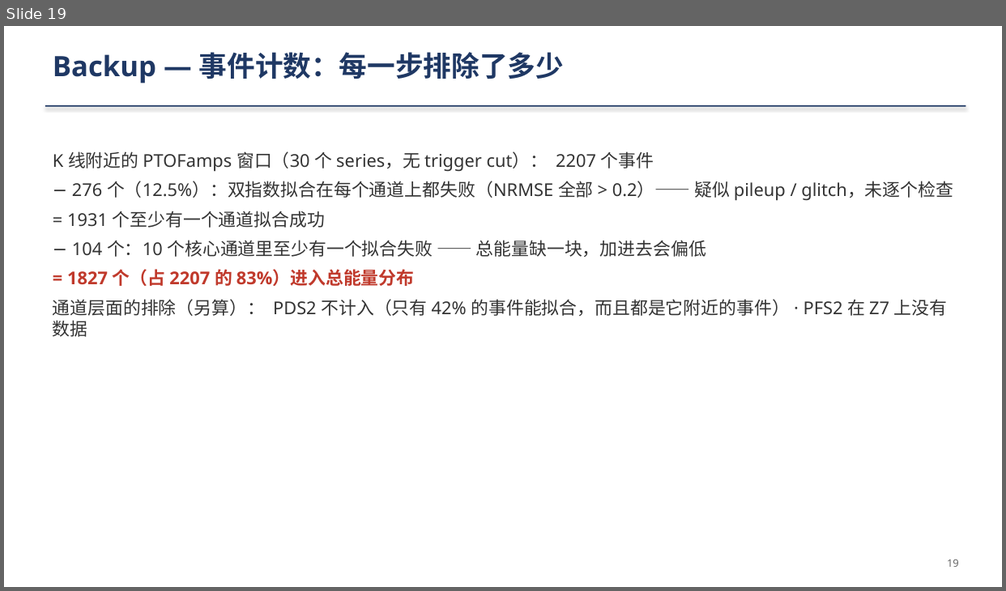
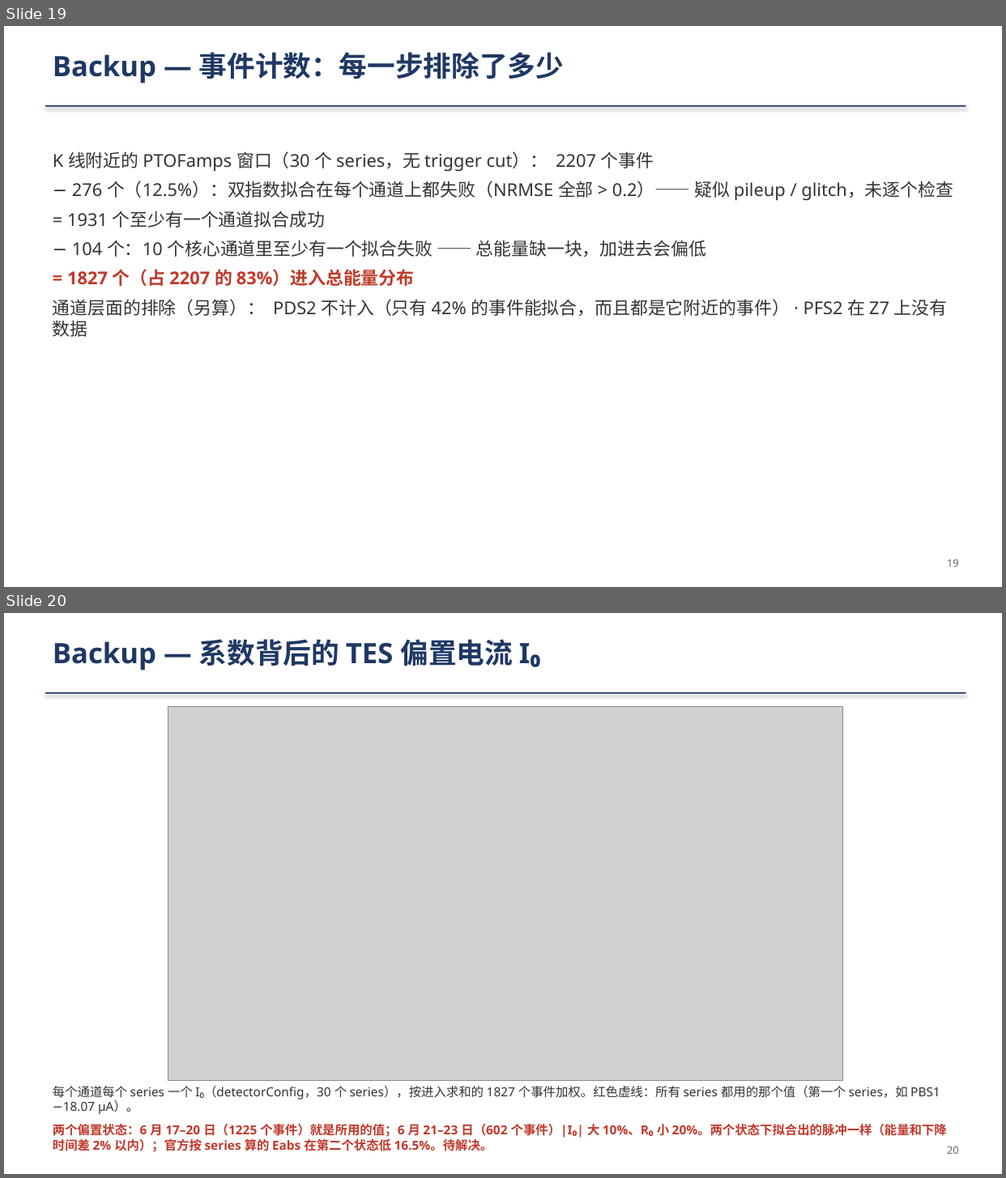
Before and after one commit to ZhihengLi0/urop, a slide deck: snolab_run4_phonon_pulse_analysis/collection_efficiency/presentation/SNOLAB_R4_collection_efficiency_20260910_zh.pptx. Shown one above the other, each under a label of ours: slide 19 before the commit, slides 19 and 20 after it. The pictures are 1006x591 and 1006x1178 pixels, drawn with LibreOffice and Linux fonts; fonts in the diff are those of the drawing; grey boxes stand for pictures. Boxes give left, top, right and bottom in pixels: in the first picture for what was removed or moved away, otherwise in the second. Text is boxed around its words. In the diff, an @@ line names an element or a change of style, - is before the commit and + after.

```diff
--- a/snolab_run4_phonon_pulse_analysis/collection_efficiency/presentation/SNOLAB_R4_collection_efficiency_20260910_zh.pptx
+++ b/snolab_run4_phonon_pulse_analysis/collection_efficiency/presentation/SNOLAB_R4_collection_efficiency_20260910_zh.pptx
@@ slide 20 added at (4,613,1002,1174), background #FFFFFF @@
@@ text added at (53,639,541,671), 27 pt, text #1F3864, bold @@
+Backup — 系数背后的 TES 偏置电流 I₀
@@ rectangle added at (45,692,966,694), fill #1F3864 @@
@@ picture added at (168,707,843,1081) @@
@@ text added at (53,1086,947,1152), 12 pt, text #C0392B, bold @@
+每个通道每个 series 一个 I₀（detectorConfig，30 个 series），按进入求和的 1827 个事件加权。红色虚线：所有 series 都用的那个值（第一个 series，如 PBS1 −18.07 µA）。
+两个偏置状态：6 月 17–20 日（1225 个事件）就是所用的值；6 月 21–23 日（602 个事件）|I₀| 大 10%、R₀ 小 20%。两个状态下拟合出的脉冲一样（能量和下降时间差 2% 以内）；官方按 series 算的 Eabs 在第二个状态低 16.5%。待解决。
@@ text added at (947,1146,959,1154), 10 pt, text #666666 @@
+20
```
Also in this commit, not shown: 13 other files.
